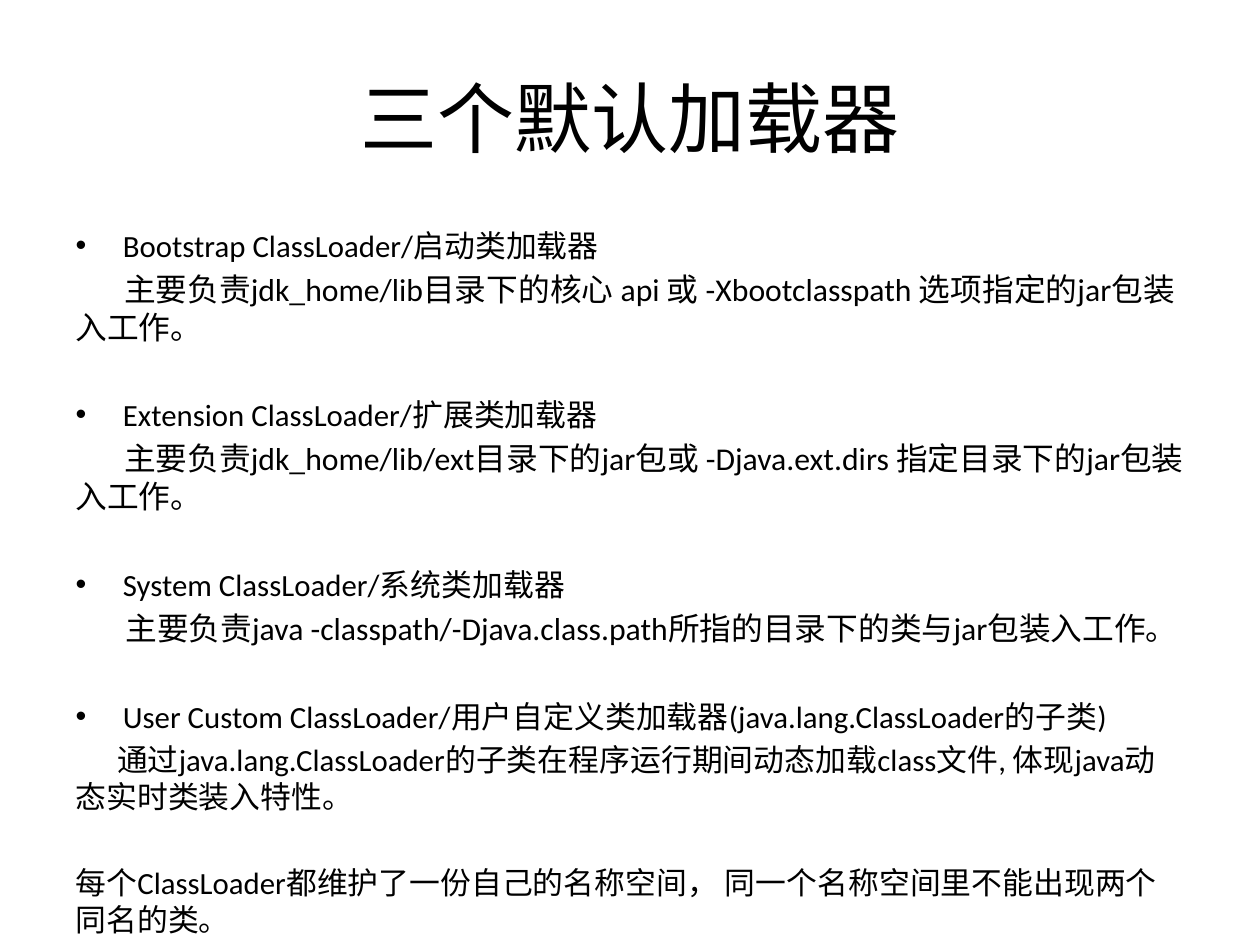
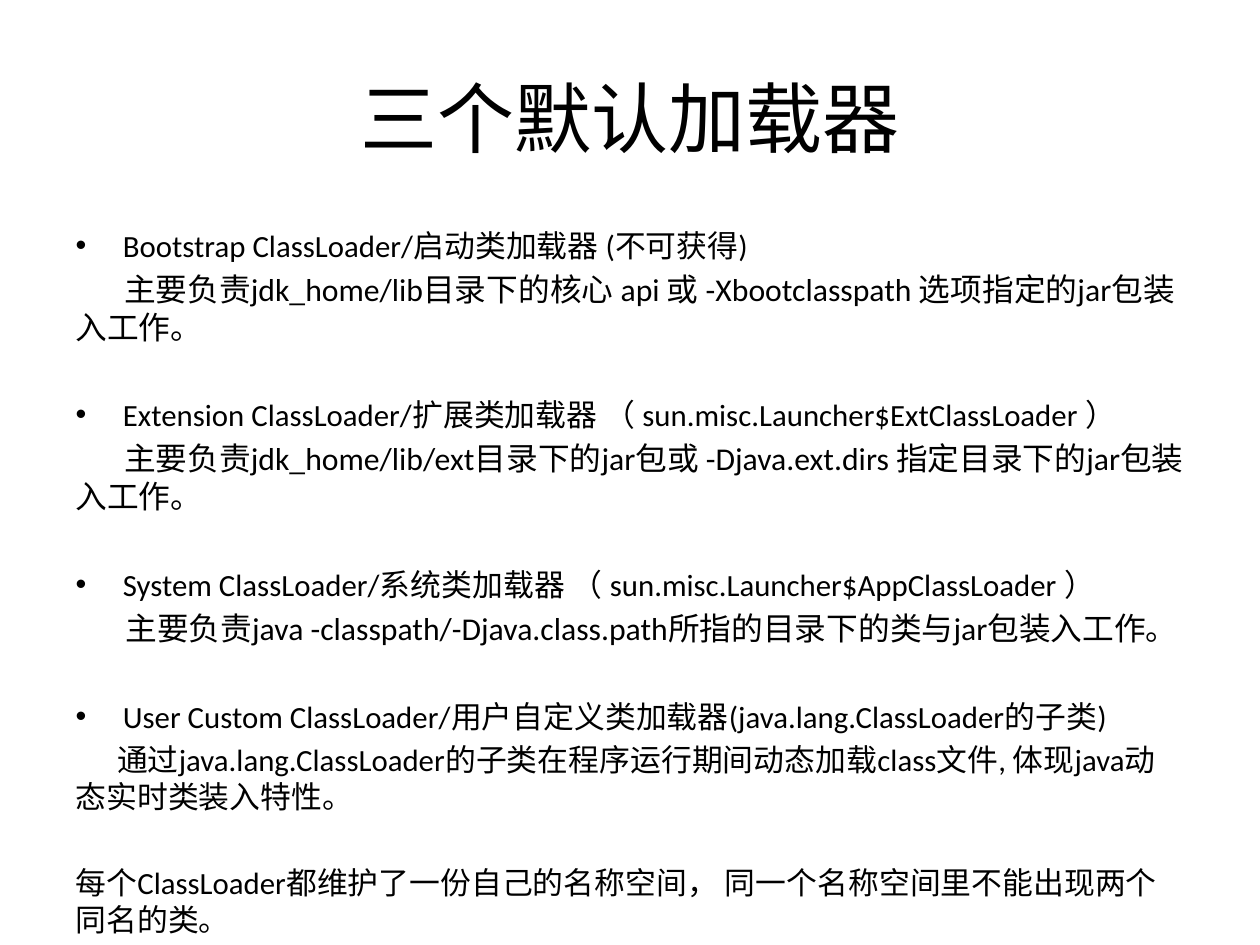
Before and after one commit to liuendy/practice, a slide deck: slide 5 of classLoader/类加载总结.pptx (slide 4 before the commit). Drawn at 1260x945 pixels with LibreOffice and Linux fonts; fonts in the diff are those of the drawing. Boxes give left, top, right and bottom in pixels: in the first picture for what was removed or moved away, otherwise in the second. Text is boxed around its words. In the diff, an @@ line names an element or a change of style, - is before the commit and + after.

```diff
--- a/classLoader/类加载总结.pptx
+++ b/classLoader/类加载总结.pptx
@@ text at (123, 231, 748, 262): text changed @@
-• Bootstrap ClassLoader/启动类加载器
+• Bootstrap ClassLoader/启动类加载器 (不可获得)
@@ text at (123, 400, 1077, 430): text changed @@
-• Extension ClassLoader/扩展类加载器
+• Extension ClassLoader/扩展类加载器 （ sun.misc.Launcher$ExtClassLoader ）
@@ text at (123, 570, 1057, 601): text changed @@
-• System ClassLoader/系统类加载器
+• System ClassLoader/系统类加载器 （ sun.misc.Launcher$AppClassLoader ）
```
Also in this commit, not shown: 3 other slides changed, 3 slides added, 2 slides removed, 1 other file.
